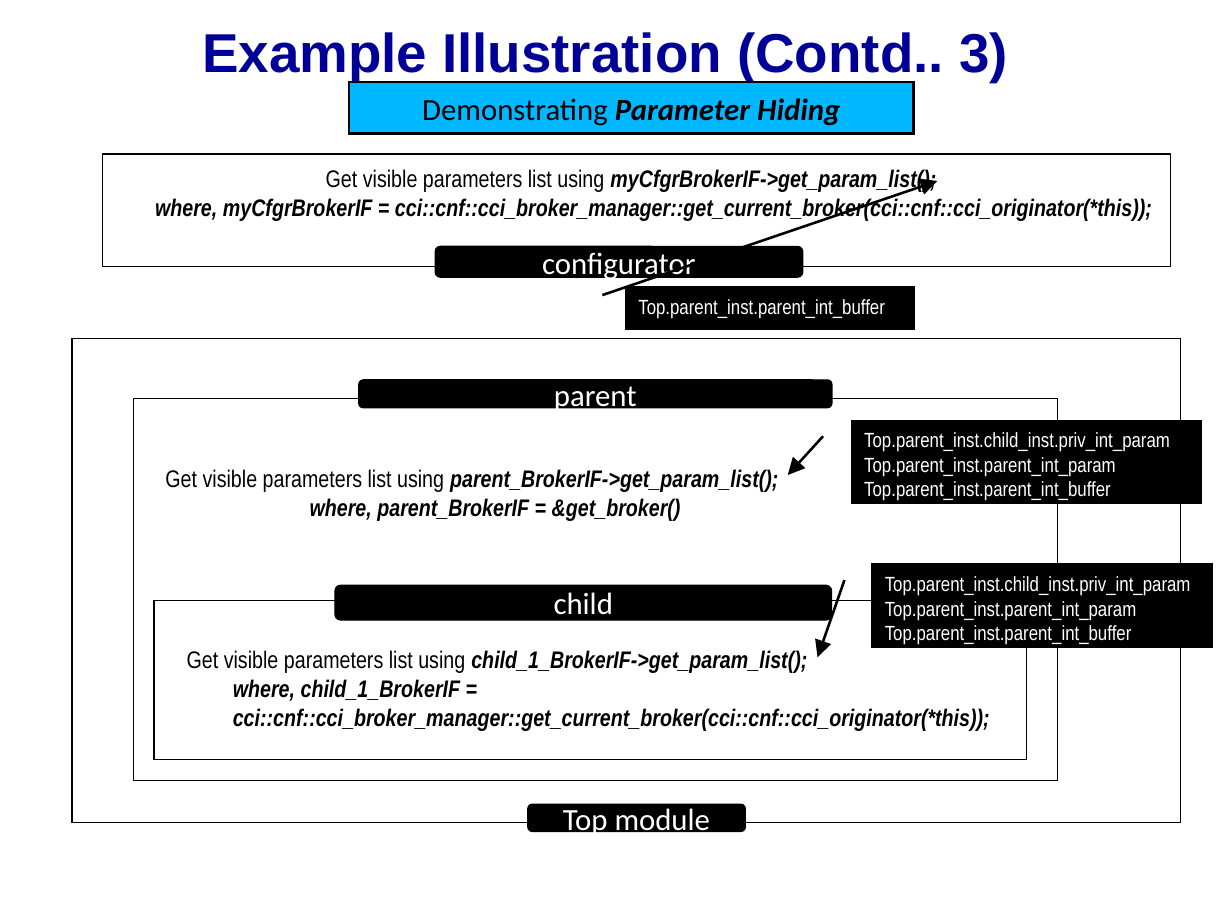
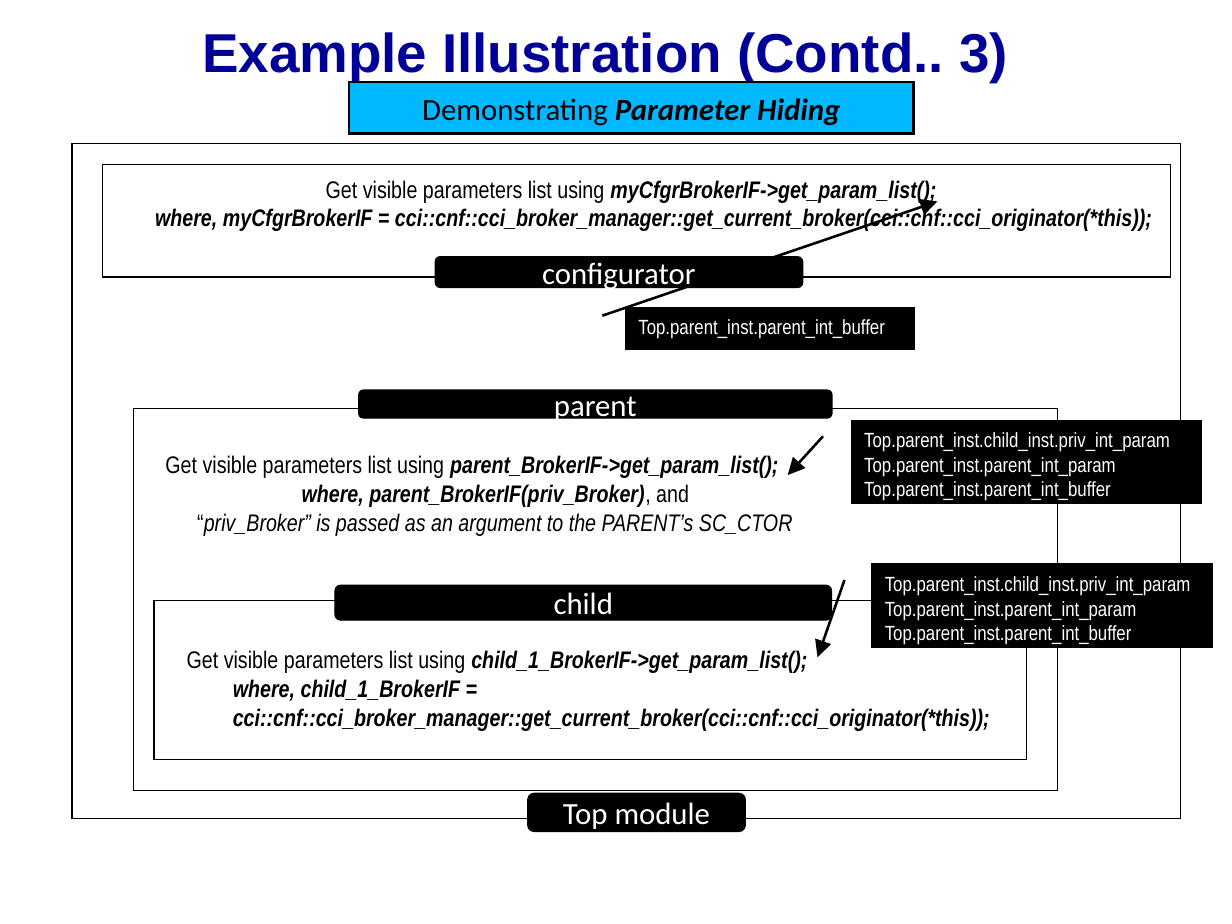
Before and after one commit to accellera-official/cci, a slide deck: slide 6 of examples/ex14_Hiding_Parameters/docs/ex14_Hiding_Parameters.ppt. Drawn at 1232x924 pixels with LibreOffice and Linux fonts; fonts in the diff are those of the drawing; background and template pictures are left out. Boxes give left, top, right and bottom in pixels: in the first picture for what was removed or moved away, otherwise in the second. Text is boxed around its words. In the diff, an @@ line names an element or a change of style, - is before the commit and + after.

```diff
--- a/examples/ex14_Hiding_Parameters/docs/ex14_Hiding_Parameters.ppt
+++ b/examples/ex14_Hiding_Parameters/docs/ex14_Hiding_Parameters.ppt
@@ rectangle: place and size @@
-rectangle at box(71, 339, 1180, 823)
+rectangle at box(71, 144, 1180, 819)
@@ border callout "Top.parent_inst.parent_int_buffer": place and size @@
-border callout "Top.parent_inst.parent_int_buffer" at box(626, 287, 913, 328)
+border callout "Top.parent_inst.parent_int_buffer" at box(626, 308, 913, 349)
@@ 3 rectangles, 2 rounded rectangles: place and size @@
-3 rectangles, 2 rounded rectangles at box(102, 154, 1170, 780)
+3 rectangles, 2 rounded rectangles at box(102, 164, 1170, 791)
@@ text in rectangle at box(165, 455, 793, 536): text changed; bold off @@
-Get visible parameters list using parent_BrokerIF->get_param_list();
-where, parent_BrokerIF = &get_broker()
+Get visible parameters list using parent_BrokerIF->get_param_list();
+where, parent_BrokerIF(priv_Broker), and
+“priv_Broker” is passed as an argument to the PARENT’s SC_CTOR
@@ rounded rectangle "Top module": place and size @@
-rounded rectangle "Top module" at box(527, 804, 745, 832)
+rounded rectangle "Top module" at box(527, 793, 745, 832)
```
Also in this commit, not shown: 4 other slides changed, 4 other files.
